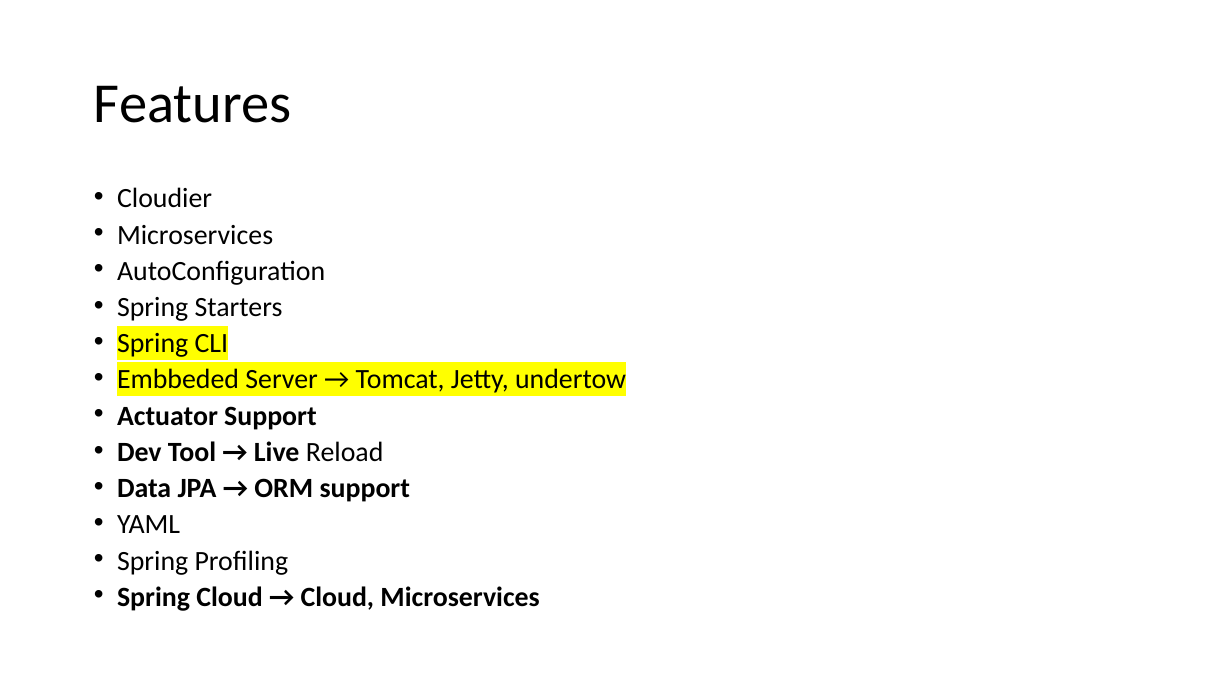
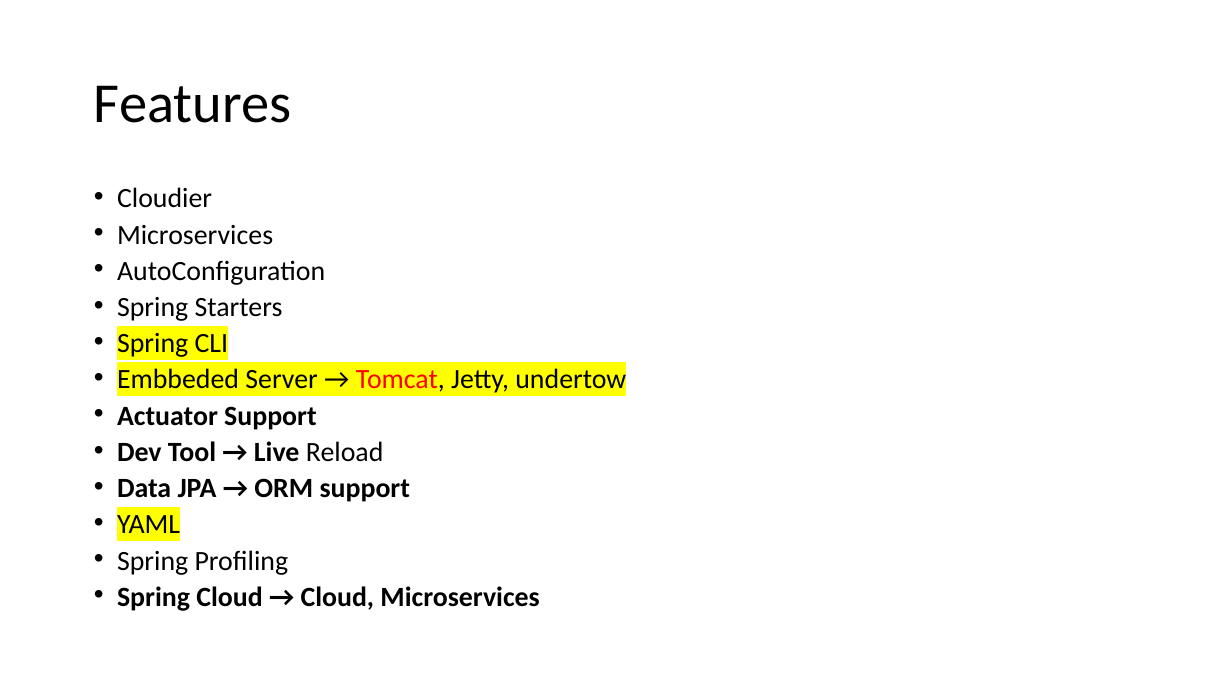
Before and after one commit to priyangm/pod_trg, a slide deck: slide 9 of FinishingSchool-June.pptx. Drawn at 1232x693 pixels with LibreOffice and Linux fonts; fonts in the diff are those of the drawing. Boxes give left, top, right and bottom in pixels: in the first picture for what was removed or moved away, otherwise in the second. Text is boxed around its words. In the diff, an @@ line names an element or a change of style, - is before the commit and + after.

```diff
--- a/FinishingSchool-June.pptx
+++ b/FinishingSchool-June.pptx
@@ text at [117, 368, 626, 533]: text colour #000000 to #FF0000 in "Tomcat,"; highlight none to #FFFF00 in "YAML" @@
```
Also in this commit, not shown: 1 other slide changed, 9 slides added, 1 other file.
